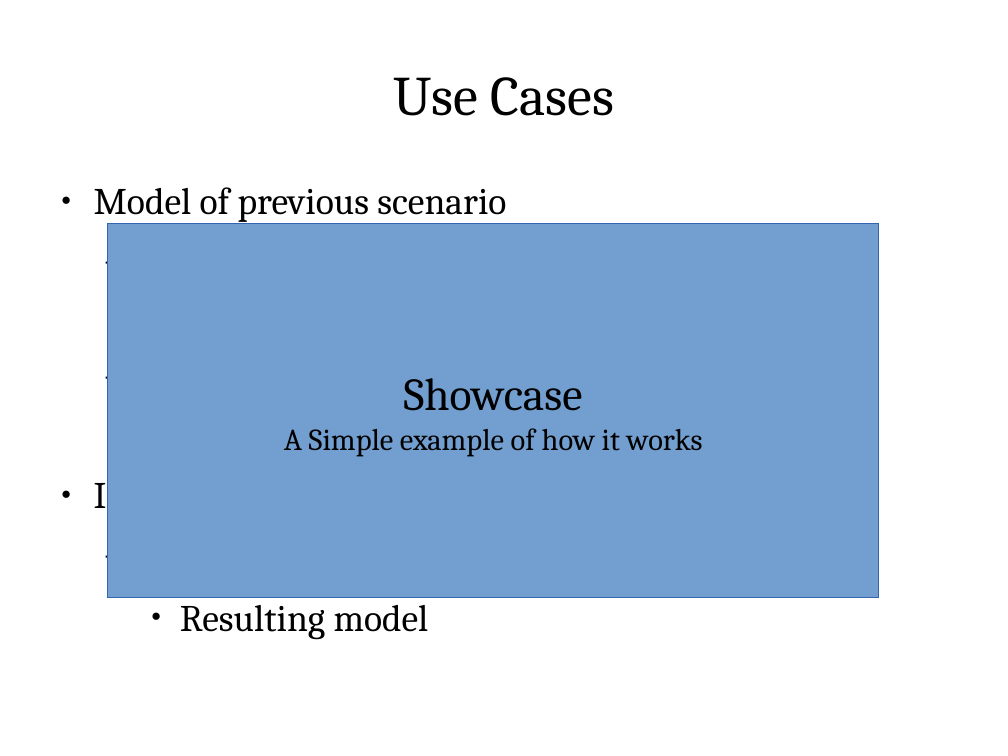
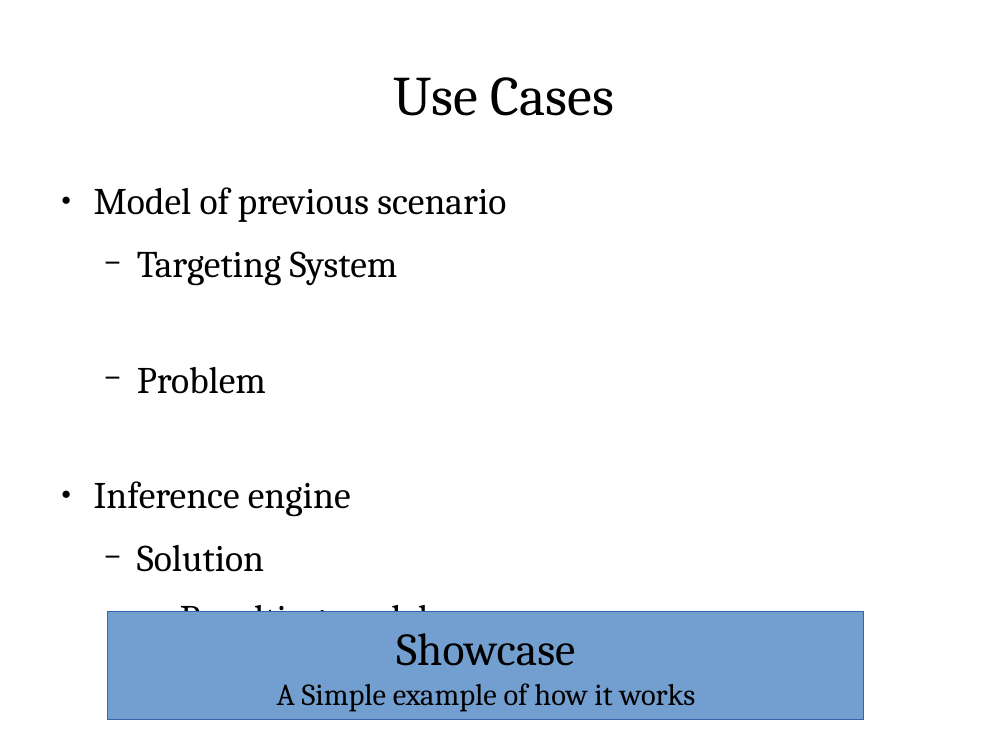
Before and after one commit to ShiZhan/fs-crawler, a slide deck: slide 6 of doc/oam.odp. Drawn at 1008x756 pixels with LibreOffice and Linux fonts; fonts in the diff are those of the drawing. Boxes give left, top, right and bottom in pixels: in the first picture for what was removed or moved away, otherwise in the second. Text is boxed around its words. In the diff, an @@ line names an element or a change of style, - is before the commit and + after.

```diff
--- a/doc/oam.odp
+++ b/doc/oam.odp
@@ rectangle "Showcase": place and size @@
-rectangle "Showcase" at bbox=[108, 223, 879, 597]
+rectangle "Showcase" at bbox=[108, 612, 864, 720]
```
Also in this commit, not shown: 2 other slides changed.
